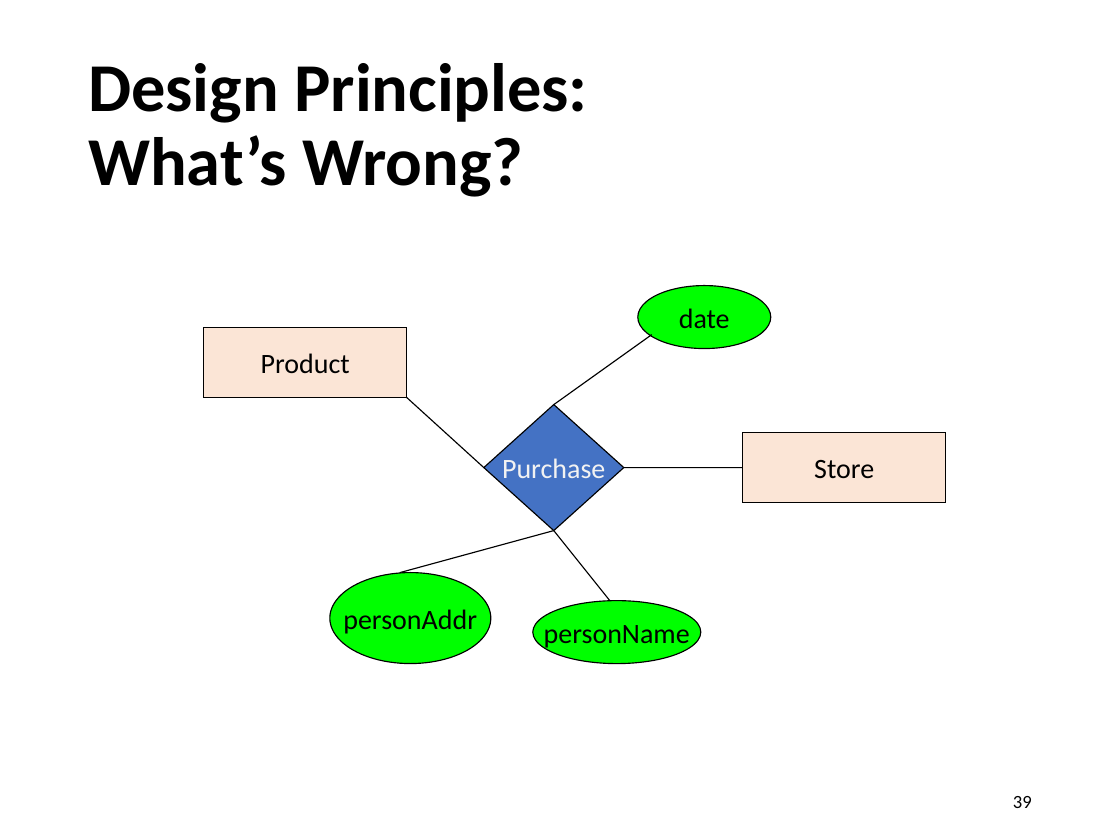
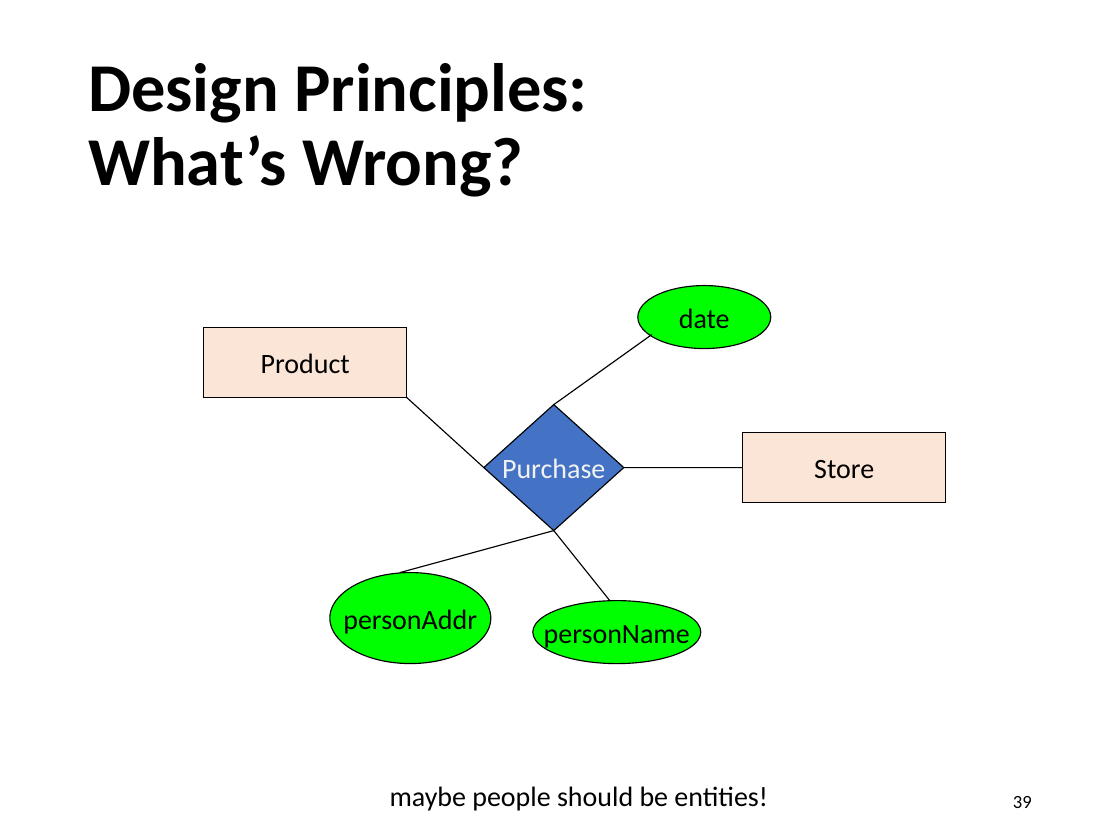
Before and after one commit to sfu-db/cmpt354, a slide deck: slide 39 of Lectures/lec8-er-model.pptx. Drawn at 1120x840 pixels with LibreOffice and Linux fonts; fonts in the diff are those of the drawing. Boxes give left, top, right and bottom in pixels: in the first picture for what was removed or moved away, otherwise in the second. Text is boxed around its words. In the diff, an @@ line names an element or a change of style, - is before the commit and + after.

```diff
--- a/Lectures/lec8-er-model.pptx
+++ b/Lectures/lec8-er-model.pptx
@@ text added at (x1=390, y1=786, x2=768, y2=811), 18 pt, text #000000 @@
+maybe people should be entities!
```
Also in this commit, not shown: 6 other slides changed, 1 slide added, 5 other files.
